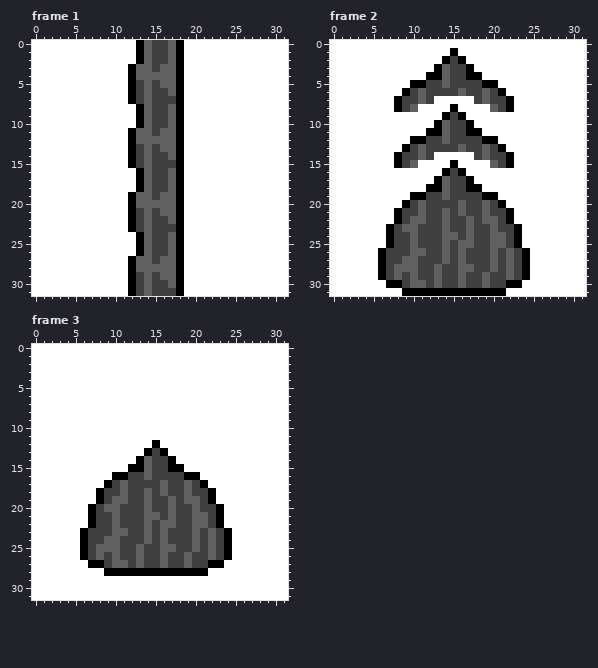
Pixel-art file -- assets/sprites/characters/megaship/megaship_teleport_masks.ase. Above is the file before it was changed.
32x32 pixels, 3 frames. Shown: frame 1, frame 2, frame 3.
After the commit:
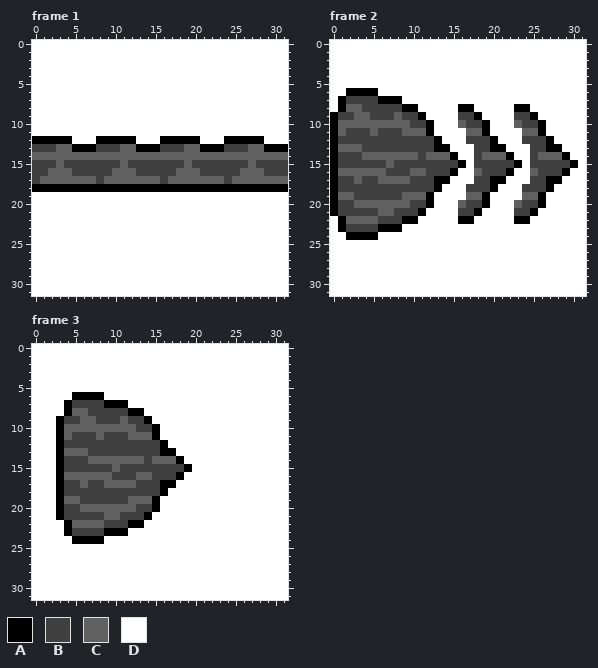
Palette (. is transparent): A #000000  B #404040  C #606060  D #ffffff
From the commit log: Fixses and improvments to teleport
Changes in this commit:
Frame 1:
y 0..2: x 13..18 ACBBCA -> DDDDDD
y 3: x 12..18 ACCBCCA -> DDDDDDD
y 4: x 12..18 ACCCCCA -> DDDDDDD
y 5: x 12..18 ABCBCCA -> DDDDDDD
y 6: x 12..18 ABCBBCA -> DDDDDDD
y 7: x 12..18 ABCBBBA -> DDDDDDD
y 8..10: x 13..18 ACBBCA -> DDDDDD
y 11: x 12..18 ACCBCCA -> DDDDDDD
y 12: x 0..4 DDDDD -> AAAAA; x 8..11 DDDD -> AAAA; x 13..17 CCCCC -> DDDAA; x 19..20 DD -> AA; x 24..28 DDDDD -> AAAAA
y 13: x 0..31 DDDDDDDDDDDDABCBCCADDDDDDDDDDDDD -> BBBCCAAABBBCCAAABBBCCAAABBBCCAAA
y 14: x 0..13 DDDDDDDDDDDDAB -> CCCCCCCCCCCCCC; x 15..16 BB -> CC; x 18..31 ADDDDDDDDDDDDD -> CCCCCCCCCCCCCC
y 15: x 0..12 DDDDDDDDDDDDA -> BBBCBBBBBBBCB; x 14 C -> B; x 18..31 ADDDDDDDDDDDDD -> BCBBBBBBBCBBBB
y 16: x 0..14 DDDDDDDDDDDDDAC -> BBCCCBBBBBCCCBB; x 17..31 CADDDDDDDDDDDDD -> BCCCBBBBBCCCBBB
y 17: x 0..13 DDDDDDDDDDDDDA -> BCCCCCCCBCCCCC; x 15 B -> C; x 18..31 ADDDDDDDDDDDDD -> CCCCCCBCCCCCCC
y 18: x 0..12 DDDDDDDDDDDDD -> AAAAAAAAAAAAA; x 14..17 CBBC -> AAAA; x 19..31 DDDDDDDDDDDDD -> AAAAAAAAAAAAA
y 19: x 12..18 ACCBCCA -> DDDDDDD
y 20: x 12..18 ACCCCCA -> DDDDDDD
y 21: x 12..18 ABCBCCA -> DDDDDDD
y 22: x 12..18 ABCBBCA -> DDDDDDD
y 23: x 12..18 ABCBBBA -> DDDDDDD
y 24..26: x 13..18 ACBBCA -> DDDDDD
y 27: x 12..18 ACCBCCA -> DDDDDDD
y 28: x 12..18 ACCCCCA -> DDDDDDD
y 29: x 12..18 ABCBCCA -> DDDDDDD
y 30: x 12..18 ABCBBCA -> DDDDDDD
y 31: x 12..18 ABCBBBA -> DDDDDDD
Frame 2:
y 1: x 15 A -> D
y 2: x 14..16 ABA -> DDD
y 3: x 13..17 ACBBA -> DDDDD
y 4: x 12..18 AACBBAA -> DDDDDDD
y 5: x 10..20 AABBCBBBBAA -> DDDDDDDDDDD
y 6: x 2..5 DDDD -> AAAA; x 9..21 ABCBBBBCBBCBA -> DDDDDDDDDDDDD
y 7: x 1..7 DDDDDDD -> ABBBBAA; x 9..12 BBCB -> DDDD; x 18..22 BCBBA -> DDDDD
y 8: x 1..10 DDDDDDDABC -> ACCBBBBBAA; x 15..17 ADD -> DAA; x 20..24 CBADD -> DDDAA
y 9: x 0..11 DDDDDDDDDDDD -> ABBCCBBBCBBA; x 14..18 ABADD -> DDBBA; x 23..25 DDD -> BBA
y 10: x 0..19 DDDDDDDDDDDDDACBBADD -> ACCCCCCCCCBBADDDCBBA; x 23..26 DDDD -> CBBA
y 11: x 0..11 DDDDDDDDDDDD -> ACBBBCBBBCCC; x 13..19 ACBBAAD -> DDDDCCA; x 24..26 DDD -> CCA
y 12: x 0..11 DDDDDDDDDDAA -> ABBBBBBBBBBB; x 13..16 BCBB -> ADDD; x 19 A -> B; x 24..27 DDDD -> BBBA
y 13: x 0..9 DDDDDDDDDA -> ACCCBBBBBB; x 11 C -> B; x 13..17 BBBCB -> AADDD; x 19..20 CB -> BA; x 25..28 DDDD -> BBAA
y 14: x 0..15 DDDDDDDDABBCBDDD -> ABBBCCCCCCCBCCCA; x 20..21 BB -> CC; x 25..29 DDDDD -> BCCCA
y 15: x 0..8 DDDDDDDDA -> ABBBBBBCB; x 10..16 CDDDDAD -> BBBBBBA; x 18..20 DDC -> BBB; x 22..23 AD -> BA; x 25..30 DDDDDD -> BBBBBA
y 16: x 0..16 DDDDDDDDDDDDDDABA -> ACCCCCCBBBCCBBBAD; x 18..22 DDDDD -> CBBBA; x 25..29 DDDDD -> CBBBA
y 17: x 0..12 DDDDDDDDDDDDD -> ABBCBBCCCCBBB; x 14..21 CBBADDDD -> ADDDBBAA; x 25..28 DDDD -> BBAA
y 18: x 0..12 DDDDDDDDDDDDA -> ABBBBBBBBBBBB; x 14..20 CBBAADD -> DDDBBBA; x 24..27 DDDD -> BBBA
y 19: x 0..18 DDDDDDDDDDAABBCBBBB -> ACCBBBBBBCCCADDDDCC; x 20 A -> D; x 24..26 DDD -> CCA
y 20: x 0..9 DDDDDDDDDA -> ABBCCCCCCC; x 11..15 CBBBB -> BADDD; x 19..21 CBA -> ADD; x 23..26 DDDD -> CBBA
y 21: x 0..8 DDDDDDDDA -> ABBBBBCCB; x 11..16 CBBCBC -> ADDDDB; x 18..25 BCBBADDD -> ADDDDBBA
y 22: x 1..24 DDDDDDDABCCBBCBBCBCCBADD -> ACCCCBBBAADDDDDAADDDDDAA
y 23: x 1..6 DDDDDD -> ABBBBA; x 8..23 BCCBBBCBBCBBCBBA -> ADDDDDDDDDDDDDDD
y 24: x 2..5 DDDD -> AAAA; x 7..23 ABBCBBBCCBCBBCCBA -> DDDDDDDDDDDDDDDDD
y 25: x 7..23 ABBCBBBCBCCBBCCBA -> DDDDDDDDDDDDDDDDD
y 26: x 6..24 ABBBCCBBCBCBBBCBCBA -> DDDDDDDDDDDDDDDDDDD
y 27: x 6..24 ABBCCBBBCBCBBBCBCBA -> DDDDDDDDDDDDDDDDDDD
y 28: x 6..24 ABCCCBBCBBCCBBCBCBA -> DDDDDDDDDDDDDDDDDDD
y 29: x 6..24 ABCBCBBCBBCBBCBBCBA -> DDDDDDDDDDDDDDDDDDD
y 30: x 7..23 AABCCBCBBCBBCBBAA -> DDDDDDDDDDDDDDDDD
y 31: x 9..21 AAAAAAAAAAAAA -> DDDDDDDDDDDDD
Frame 3:
y 6: x 5..8 DDDD -> AAAA
y 7: x 4..11 DDDDDDDD -> ABBBBAAA
y 8: x 4..13 DDDDDDDDDD -> ACCBBBBBAA
y 9: x 3..14 DDDDDDDDDDDD -> ABBCCBBBCBBA
y 10: x 3..15 DDDDDDDDDDDDD -> ACCCCCCCCCBBA
y 11: x 3..15 DDDDDDDDDDDDD -> ACBBBCBBBCCCA
y 12: x 3..16 DDDDDDDDDDDDAD -> ABBBBBBBBBBBBA
y 13: x 3..14 DDDDDDDDDDDA -> ACCCBBBBBBBB; x 17 D -> A
y 14: x 3..18 DDDDDDDDDDACBBAD -> ABBBCCCCCCCBCCCA
y 15: x 3..14 DDDDDDDDDAAC -> ABBBBBBCBBBB; x 17..19 AAD -> BBA
y 16: x 3..11 DDDDDDDAA -> ACCCCCCBB; x 13 B -> C; x 18..20 BAA -> ADD
y 17: x 3..10 DDDDDDAB -> ABBCBBCC; x 12 B -> C; x 16..21 CBBCBA -> AADDDD
y 18: x 3..8 DDDDDA -> ABBBBB; x 11 C -> B; x 14 C -> B; x 16..22 CBBCBBA -> ADDDDDD
y 19: x 3..8 DDDDDA -> ACCBBB; x 10..13 CCBB -> BBCC; x 15..22 BBCBCCBA -> ADDDDDDD
y 20: x 3..8 DDDDAB -> ABBCCC; x 11..12 BB -> CC; x 14..23 CBBCBBCBBA -> BADDDDDDDD
y 21: x 3..7 DDDDA -> ABBBB; x 9 B -> C; x 14..23 CCBCBBCCBA -> ADDDDDDDDD
y 22: x 4..8 DDDAB -> ACCCC; x 10 C -> B; x 12..23 BBCBCCBBCCBA -> AADDDDDDDDDD
y 23: x 4..6 DDA -> ABB; x 9..24 BCCBBCBCBBBCBCBA -> AAADDDDDDDDDDDDD
y 24: x 5 D -> A; x 7..24 BBCCBBBCBCBBBCBCBA -> AADDDDDDDDDDDDDDDD
y 25: x 6..24 ABCCCBBCBBCCBBCBCBA -> DDDDDDDDDDDDDDDDDDD
y 26: x 6..24 ABCBCBBCBBCBBCBBCBA -> DDDDDDDDDDDDDDDDDDD
y 27: x 7..23 AABCCBCBBCBBCBBAA -> DDDDDDDDDDDDDDDDD
y 28: x 9..21 AAAAAAAAAAAAA -> DDDDDDDDDDDDD
Where, in picture pixels (left, top, right, bottom), the same in both pictures:
changed: (32, 40, 288, 296)
changed: (330, 48, 578, 296)
changed: (56, 392, 232, 576)
